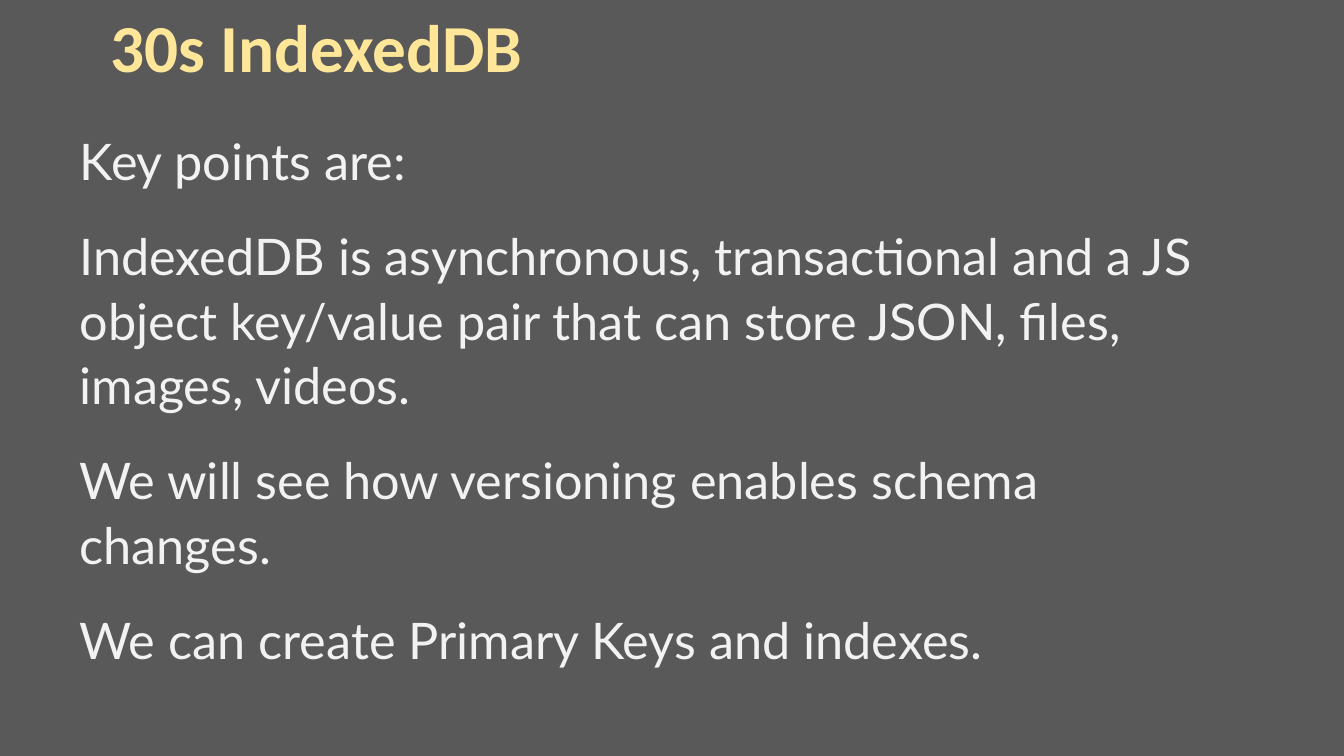
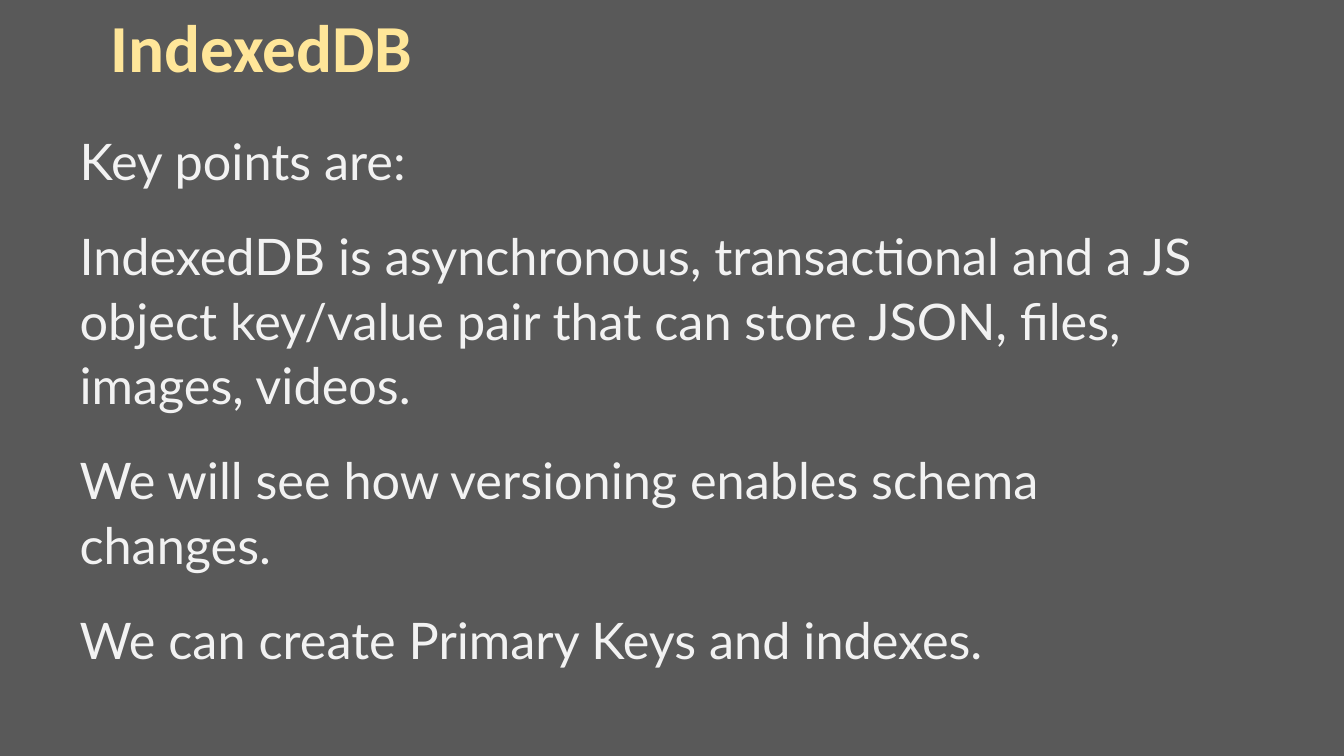
Before and after one commit to iwswordpress/asyncjs, a slide deck: slide 12 of 00-MAIN-ASYNCJS.pptx. Drawn at 1344x756 pixels with LibreOffice and Linux fonts; fonts in the diff are those of the drawing. Boxes give left, top, right and bottom in pixels: in the first picture for what was removed or moved away, otherwise in the second. Text is boxed around its words. In the diff, an @@ line names an element or a change of style, - is before the commit and + after.

```diff
--- a/00-MAIN-ASYNCJS.pptx
+++ b/00-MAIN-ASYNCJS.pptx
@@ title at <box>110,25,412,73</box>: text changed @@
-30s IndexedDB
+IndexedDB
```
Also in this commit, not shown: 5 other slides changed, 2 slides added, 1 slide removed, 1 other file.
